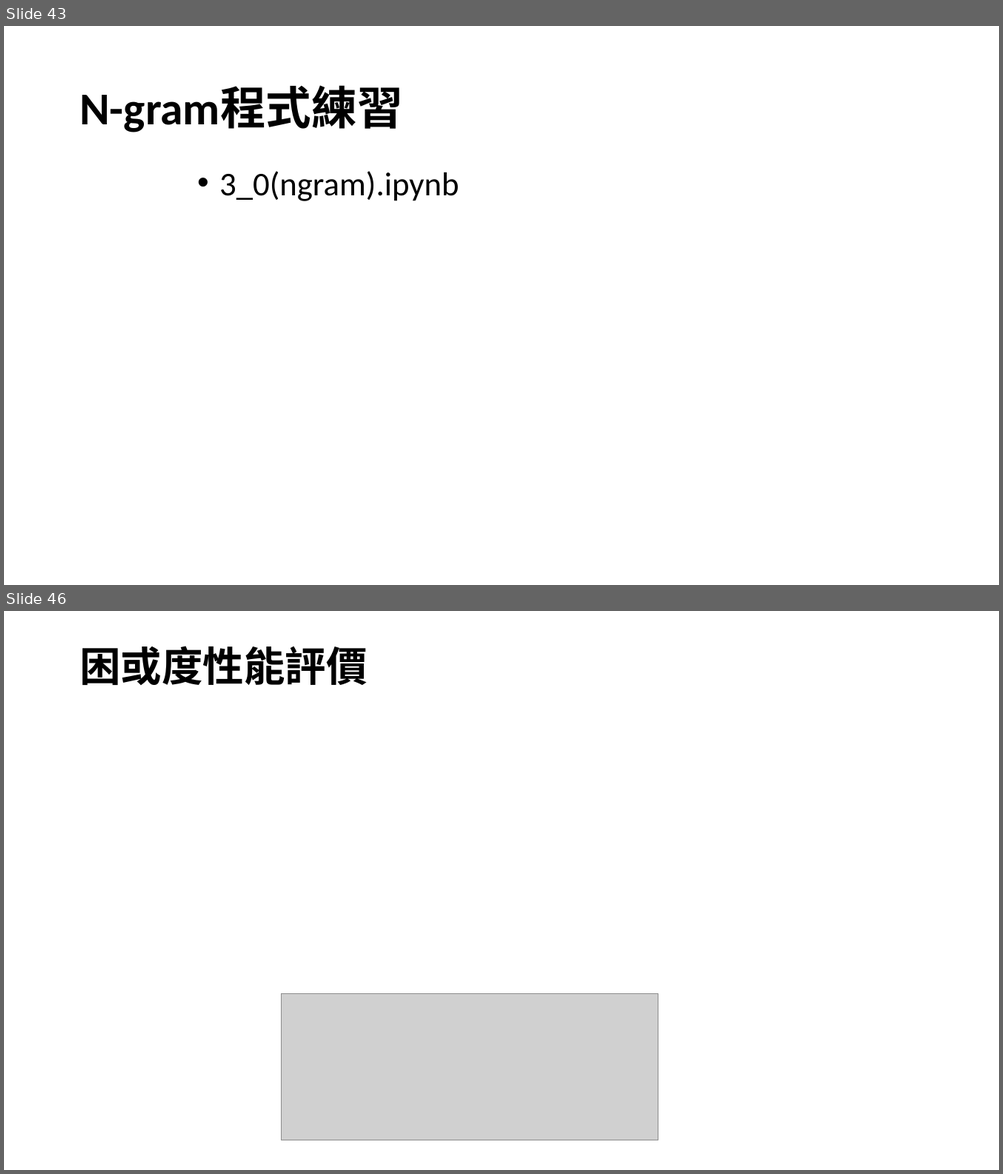
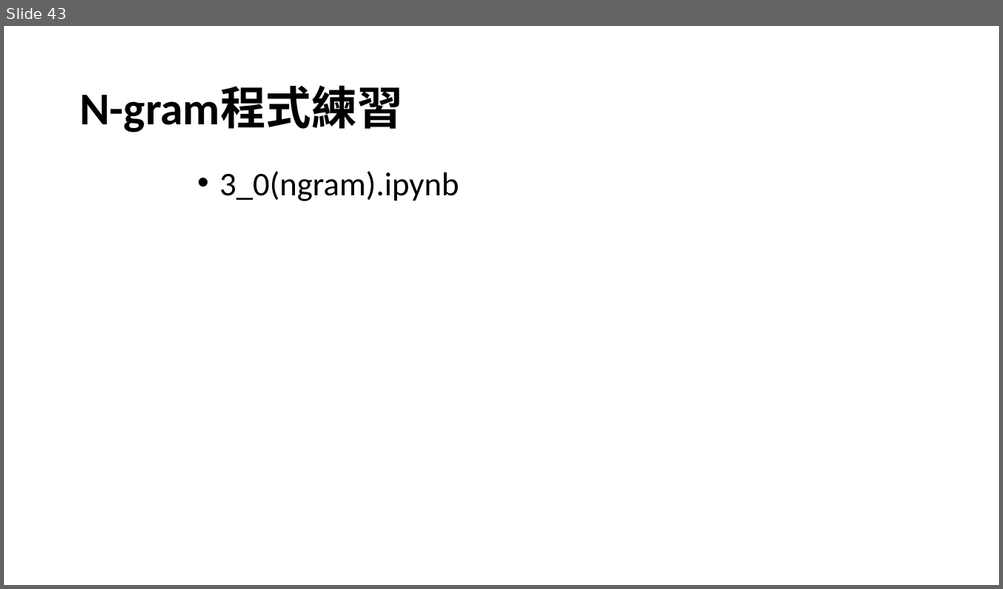
Before and after one commit to joshhu/nlp_must2022, a slide deck: lecture03.pptx. Shown one above the other, each under a label of ours: slides 43 and 46 before the commit, slide 43 after it; the slides between them are not shown. The pictures are 1003x1174 and 1003x589 pixels, drawn with LibreOffice and Linux fonts; fonts in the diff are those of the drawing; grey boxes stand for pictures. Boxes give left, top, right and bottom in pixels: in the first picture for what was removed or moved away, otherwise in the second. Text is boxed around its words. In the diff, an @@ line names an element or a change of style, - is before the commit and + after.

```diff
--- a/lecture03.pptx
+++ b/lecture03.pptx
@@ slide 46 removed at (4, 611, 999, 1170), background #FFFFFF @@
@@ title removed at (79, 646, 367, 685) @@
-困或度性能評價
@@ picture removed at (281, 994, 657, 1141) @@
```
Also in this commit, not shown: 1 slide changed, 3 other slides removed.
